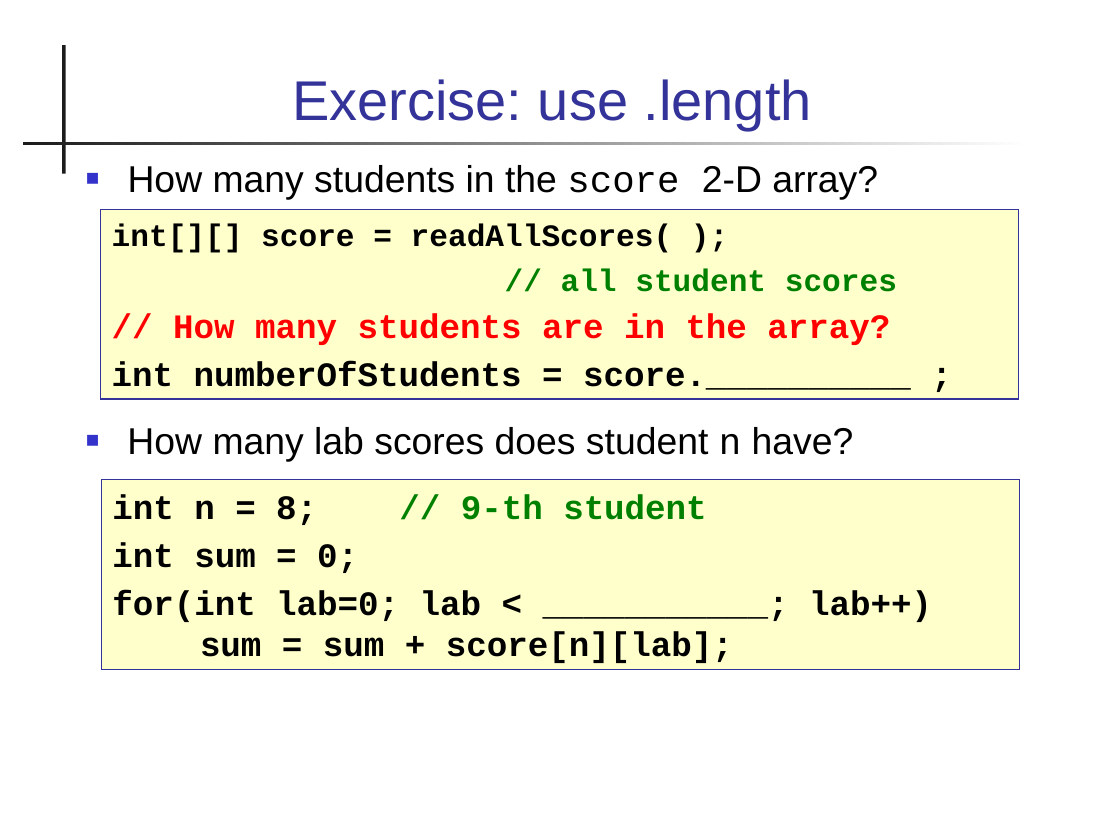
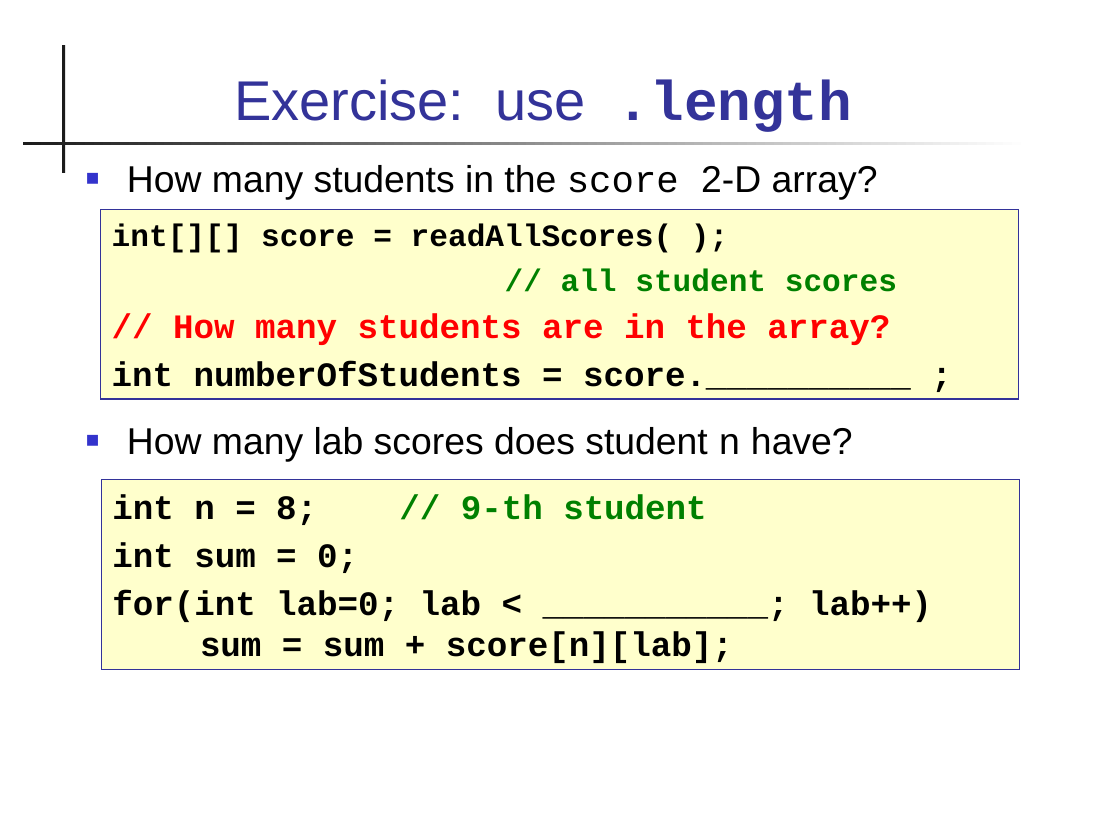
Before and after one commit to cpske/programming1, a slide deck: slide 11 of java-basics/19-Arrays-2D.ppt (slide 10 before the commit). Drawn at 1120x840 pixels with LibreOffice and Linux fonts; fonts in the diff are those of the drawing. Boxes give left, top, right and bottom in pixels: in the first picture for what was removed or moved away, otherwise in the second. Text is boxed around its words. In the diff, an @@ line names an element or a change of style, - is before the commit and + after.

```diff
--- a/java-basics/19-Arrays-2D.ppt
+++ b/java-basics/19-Arrays-2D.ppt
@@ title "Exercise: use .length" at (x1=234, y1=79, x2=852, y2=132): font Arial to Courier New, bold on in ".length" @@
```
Also in this commit, not shown: 12 other slides changed, 3 slides added, 4 slides removed, 6 other files.
